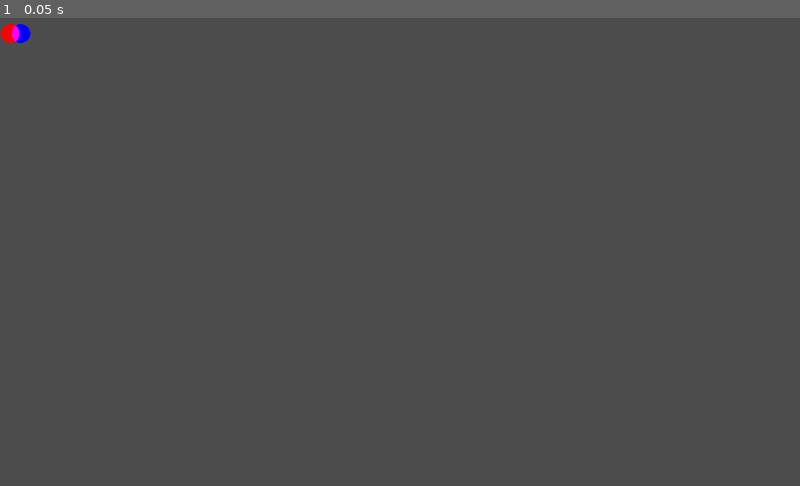
Above: before the commit, frame 1.
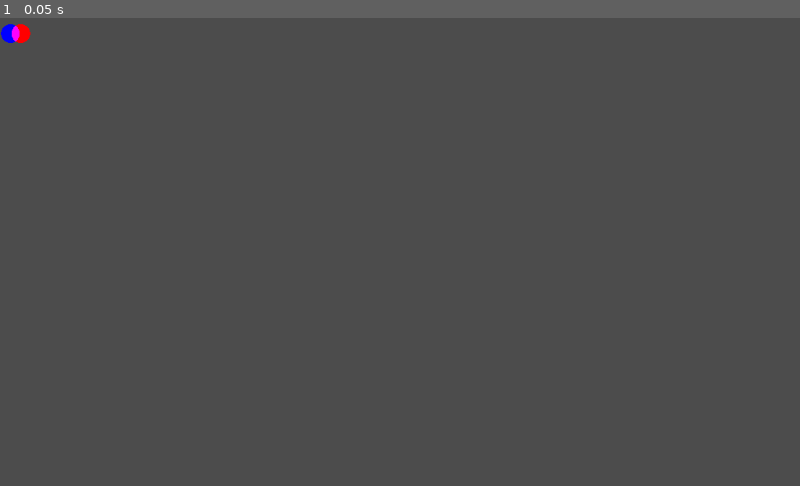
Above: after the commit, the same moment.

Repository: mariothedog/Toybox
Game: Godot game, scene res://Shaders/Blending Colours Shader/Blending Colours Shader.tscn
The game is run twice, just before and just after one commit, with the same random seed, the same clock (stepped at 60 frames per second) and the same inputs. The project has no main scene, so this scene is started directly.
Inputs:
- Up to frame 1 (0.05 s): no input

The runs differ from the first frame. In frame 1, 0.1% of the frame differs, in the area x 0-4%, y 1-6%.

Commit message:
Simplified the blending colour shader

Diff:
--- a/Shaders/Blending Colours Shader/Blending Colours Shader.tscn
+++ b/Shaders/Blending Colours Shader/Blending Colours Shader.tscn
@@ -15,8 +15,7 @@
 	COLOR.a = 0.0;
 
 	if (distance(colour_one_pos, UV) <= circle_radius && distance(vec2(0.666, 0.5), UV) <= circle_radius){
-		COLOR = (colour_one + colour_two) * 0.5;
-		COLOR.rgb *= 2.0;
+		COLOR = (colour_one + colour_two);
 	}
 	else{
 		if (distance(colour_one_pos, UV) <= circle_radius){
@@ -30,8 +29,8 @@
 
 [sub_resource type="ShaderMaterial" id=2]
 shader = SubResource( 1 )
-shader_param/colour_one = Color( 1, 0, 0, 1 )
-shader_param/colour_two = Color( 0, 0, 1, 1 )
+shader_param/colour_one = Color( 0, 0, 1, 1 )
+shader_param/colour_two = Color( 1, 0, 0, 1 )
 shader_param/colour_one_pos = Vector2( 0.333, 0.5 )
 shader_param/colour_two_pos = Vector2( 0.666, 0.5 )
 shader_param/circle_radius = 0.3
